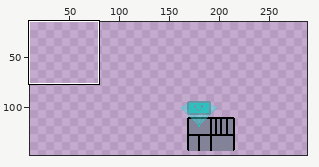
Two versions of one pixel-art file, Art/box.aseprite. The picture above shows the old version from afar; the outline marks the close-up.
Close-up. Before the edit:
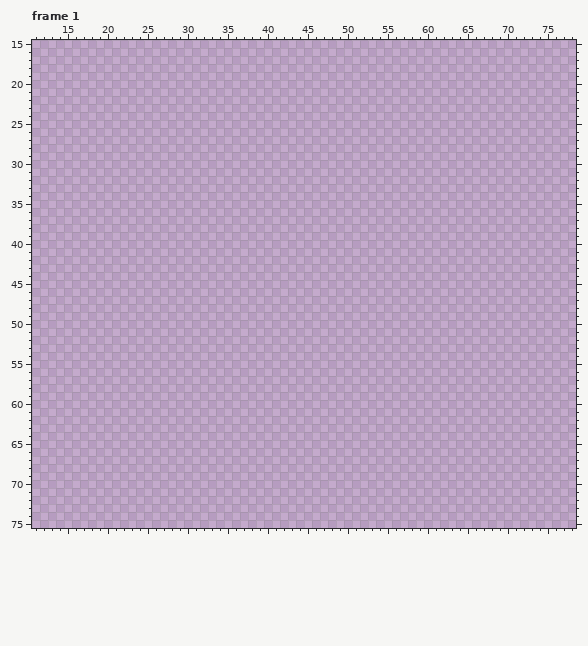
288x288 pixels, 1 frame. Colours within 5 levels of each other are drawn and written as one. Shown: frame 1: x 11..78, y 15..75. The wide view leaves out empty margins. The commit also changed other frames or places, which this record leaves out.
Once edited:
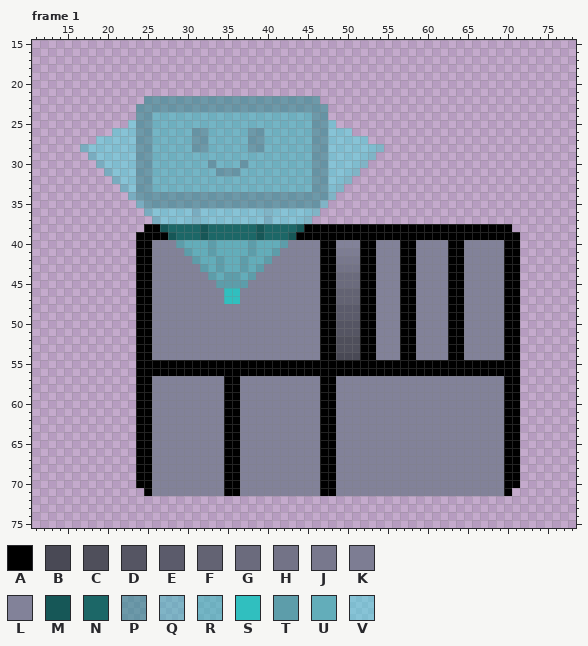
Palette (. is transparent): A #000000  B #494955  C #4f4f5b  D #555563  E #5b5b6b  F #636373  G #6b6b7d  H #737387  J #78788d  K #7d7d93  L #828299  M #165757  N #1c6767  P #228b8b89  Q #30bfbf75  R #30bfbf89  S #30bfbf  T #5d9daa  U #63adba  V #3ee1e175
Message: Update box.aseprite I added the other colors and made the box opening at the top
Difference:
Changed rows in their new state; - is an unchanged pixel.
Frame 1:
first column x 17:
22 --------PPPPPPPPPPPPPPPPPPPPPP-------------------------
23 -------PPPPPPPPPPPPPPPPPPPPPPPP------------------------
24 -------PPRRRRRRRRRRRRRRRRRRRRPP------------------------
25 ------VPPRRRRRRRRRRRRRRRRRRRRPPV-----------------------
26 ----VVVPPRRRRRPPRRRRRPPRRRRRRPPVVV---------------------
27 --VVVVVPPRRRRRPPRRRRRPPRRRRRRPPVVVVV-------------------
28 QVVVVVVPPRRRRRPPRRRRRPPRRRRRRPPVVVVVVQ-----------------
29 -QVVVVVPPRRRRRRRRRRRRRRRRRRRRPPVVVVVQ------------------
30 --QVVVVPPRRRRRRRPRRRPRRRRRRRRPPVVVVQ-------------------
31 ---QVVVPPRRRRRRRRPPPRRRRRRRRRPPVVVQ--------------------
32 ----QVVPPRRRRRRRRRRRRRRRRRRRRPPVVQ---------------------
33 -----QVPPRRRRRRRRRRRRRRRRRRRRPPVQ----------------------
34 ------QPPPPPPPPPPPPPPPPPPPPPPPPQ-----------------------
35 -------QPPPPPPPPPPPPPPPPPPPPPPQ------------------------
36 --------QVVVVVQVVVVVVVVQVVVVVQ-------------------------
37 ---------QVVVVQVVVVVVVVQVVVVQ--------------------------
38 --------AAMNNNNMNNNNNNMNNNNMAAAAAAAAAAAAAAAAAAAAAAAAAA-
39 -------AAAAMNNNMNNNNNNMNNNMAAAAAAAAAAAAAAAAAAAAAAAAAAAA
40 -------AALLLTUUUTUUUUTUUUTLLLLAALLLAALLLAALLLLAALLLLLAA
41 -------AALLLLTUUTUUUUTUUTLLLLLAAKKKAALLLAALLLLAALLLLLAA
42 -------AALLLLLTUUTUUTUUTLLLLLLAAJJJAALLLAALLLLAALLLLLAA
43 -------AALLLLLLTUTUUTUTLLLLLLLAAHHHAALLLAALLLLAALLLLLAA
44 -------AALLLLLLLTUTTUTLLLLLLLLAAGGGAALLLAALLLLAALLLLLAA
45 -------AALLLLLLLLTTTTLLLLLLLLLAAGGGAALLLAALLLLAALLLLLAA
46 -------AALLLLLLLLLSSLLLLLLLLLLAAFFFAALLLAALLLLAALLLLLAA
47 -------AALLLLLLLLLSSLLLLLLLLLLAAFFFAALLLAALLLLAALLLLLAA
48 -------AALLLLLLLLLLLLLLLLLLLLLAAEEEAALLLAALLLLAALLLLLAA
49 -------AALLLLLLLLLLLLLLLLLLLLLAAEEEAALLLAALLLLAALLLLLAA
50 -------AALLLLLLLLLLLLLLLLLLLLLAADDDAALLLAALLLLAALLLLLAA
51 -------AALLLLLLLLLLLLLLLLLLLLLAADDDAALLLAALLLLAALLLLLAA
52 -------AALLLLLLLLLLLLLLLLLLLLLAACCCAALLLAALLLLAALLLLLAA
53 -------AALLLLLLLLLLLLLLLLLLLLLAACCCAALLLAALLLLAALLLLLAA
54 -------AALLLLLLLLLLLLLLLLLLLLLAABBBAALLLAALLLLAALLLLLAA
55 -------AAAAAAAAAAAAAAAAAAAAAAAAAAAAAAAAAAAAAAAAAAAAAAAA
56 -------AAAAAAAAAAAAAAAAAAAAAAAAAAAAAAAAAAAAAAAAAAAAAAAA
57 -------AALLLLLLLLLAALLLLLLLLLLAALLLLLLLLLLLLLLLLLLLLLAA
58 -------AALLLLLLLLLAALLLLLLLLLLAALLLLLLLLLLLLLLLLLLLLLAA
59 -------AALLLLLLLLLAALLLLLLLLLLAALLLLLLLLLLLLLLLLLLLLLAA
60 -------AALLLLLLLLLAALLLLLLLLLLAALLLLLLLLLLLLLLLLLLLLLAA
61 -------AALLLLLLLLLAALLLLLLLLLLAALLLLLLLLLLLLLLLLLLLLLAA
62 -------AALLLLLLLLLAALLLLLLLLLLAALLLLLLLLLLLLLLLLLLLLLAA
63 -------AALLLLLLLLLAALLLLLLLLLLAALLLLLLLLLLLLLLLLLLLLLAA
64 -------AALLLLLLLLLAALLLLLLLLLLAALLLLLLLLLLLLLLLLLLLLLAA
65 -------AALLLLLLLLLAALLLLLLLLLLAALLLLLLLLLLLLLLLLLLLLLAA
66 -------AALLLLLLLLLAALLLLLLLLLLAALLLLLLLLLLLLLLLLLLLLLAA
67 -------AALLLLLLLLLAALLLLLLLLLLAALLLLLLLLLLLLLLLLLLLLLAA
68 -------AALLLLLLLLLAALLLLLLLLLLAALLLLLLLLLLLLLLLLLLLLLAA
69 -------AALLLLLLLLLAALLLLLLLLLLAALLLLLLLLLLLLLLLLLLLLLAA
70 -------AALLLLLLLLLAALLLLLLLLLLAALLLLLLLLLLLLLLLLLLLLLAA
71 --------ALLLLLLLLLAALLLLLLLLLLAALLLLLLLLLLLLLLLLLLLLLA-
Boxes around the changes in both close-ups, in picture pixels (x1, y1, x2, y2):
added: (80, 96, 520, 496)
